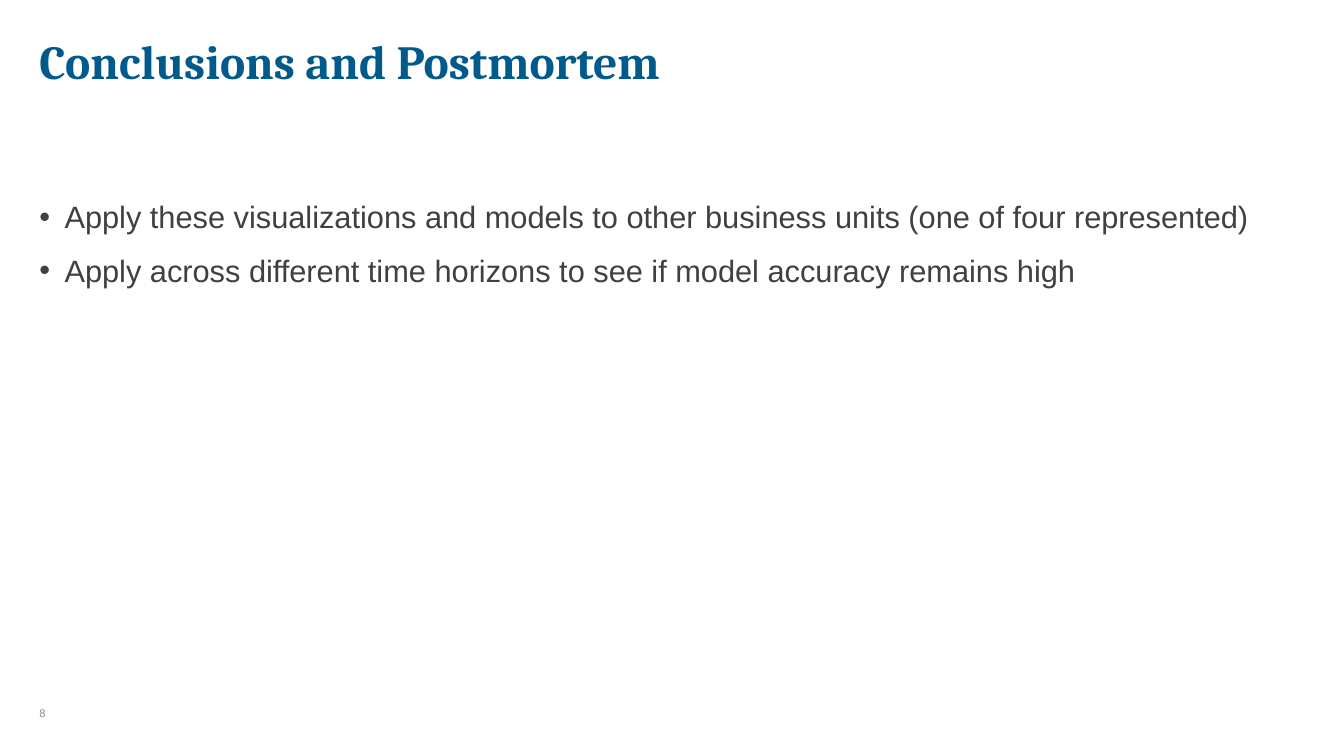
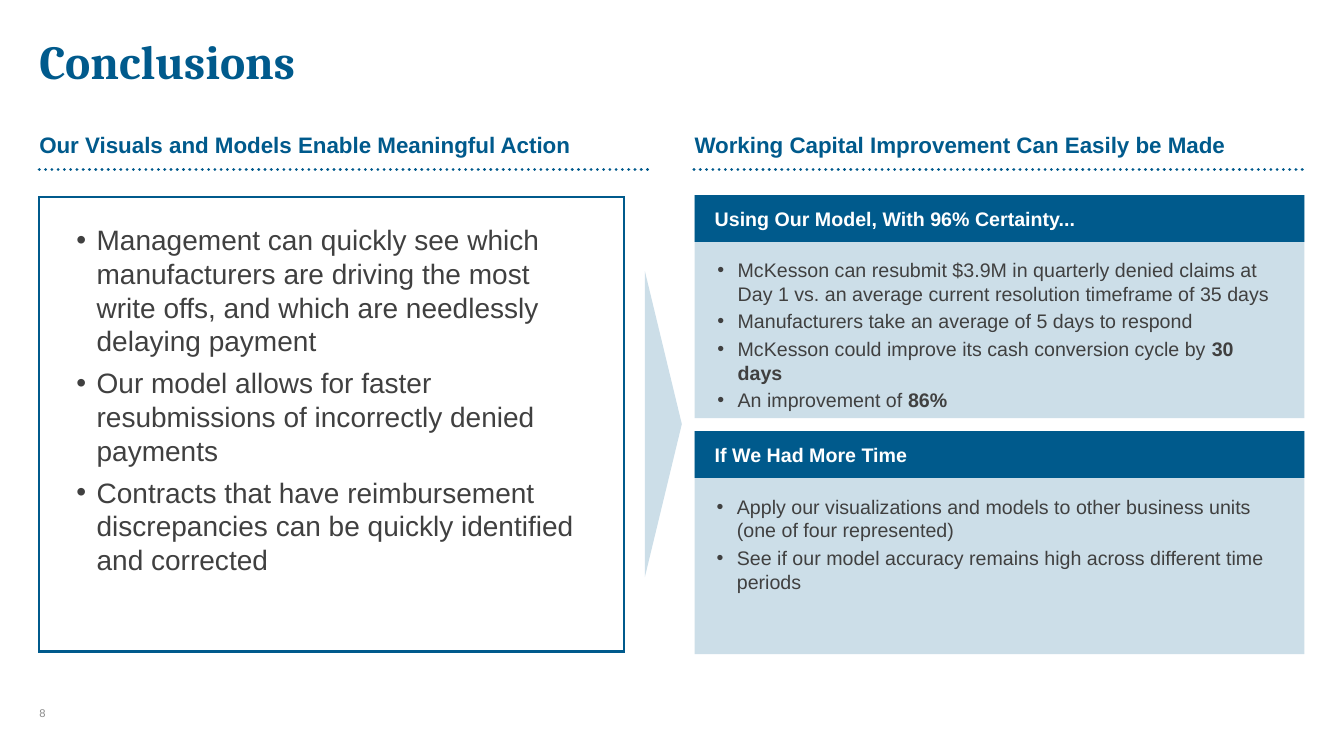
Before and after one commit to alexgwise/project_3, a slide deck: slide 8 of Project_3.pptx. Drawn at 1344x756 pixels with LibreOffice and Linux fonts; fonts in the diff are those of the drawing. Boxes give left, top, right and bottom in pixels: in the first picture for what was removed or moved away, otherwise in the second. Text is boxed around its words. In the diff, an @@ line names an element or a change of style, - is before the commit and + after.

Commit message:
ppt updated, panels added to viz notebook

```diff
--- a/Project_3.pptx
+++ b/Project_3.pptx
@@ title at bbox=[39, 46, 295, 80]: text changed @@
-Conclusions and Postmortem
+Conclusions
@@ text removed at bbox=[65, 205, 1248, 288] @@
-• Apply these visualizations and models to other business units (one of four represented)
-• Apply across different time horizons to see if model accuracy remains high
@@ group added at bbox=[39, 136, 1305, 654]: 5 texts, 5 rectangles, 2 lines, 1 triangle @@
+Our Visuals and Models Enable Meaningful Action
+Working Capital Improvement Can Easily be Made
+• Management can quickly see which manufacturers are driving the most write offs, and which are needlessly delaying payment
+• Our model allows for faster resubmissions of incorrectly denied payments
+• Contracts that have reimbursement discrepancies can be quickly identified and corrected
+Using Our Model, With 96% Certainty...
+• McKesson can resubmit $3.9M in quarterly denied claims at Day 1 vs. an average current resolution timeframe of 35 days
+• Manufacturers take an average of 5 days to respond
+• McKesson could improve its cash conversion cycle by 30 days
+• An improvement of 86%
+If We Had More Time
+• Apply our visualizations and models to other business units (one of four represented)
+• See if our model accuracy remains high across different time periods
```
Also in this commit, not shown: 1 other file.
